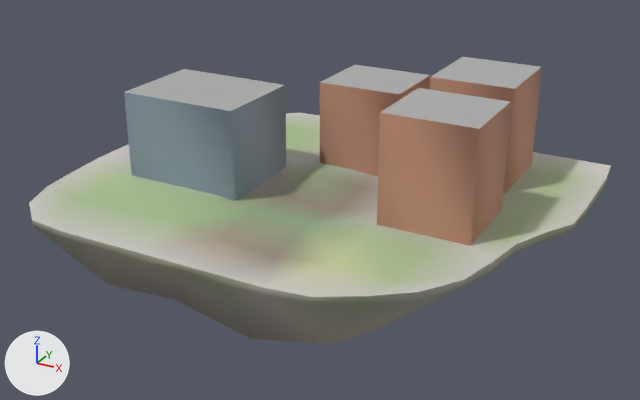
Two versions of the glTF model godot_project/remake/sky/islands/SKY-010.lod1.glb, one commit apart.
Both versions are drawn from a 50 mm camera at (85.7, -153.5, 73.2) aimed at (2.1, -1.4, -2.8). Arrows for +X, +Y and +Z are at lower left; the lights stay in place. The picture after the commit comes second. Vertices at exactly the same position are counted once.

In view in the first picture: 'buildings', 'deck', 'rock'.
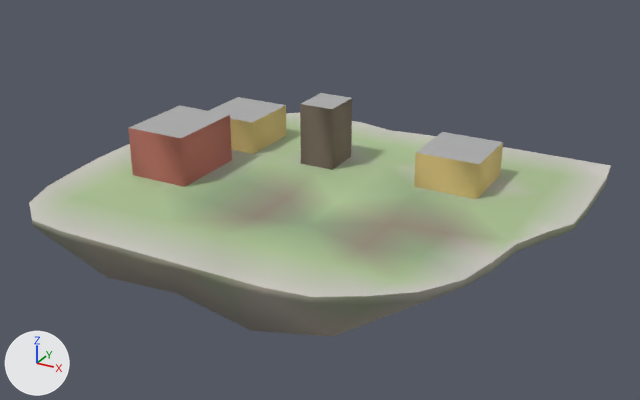
Boxes (x1, y1, x2, y2) around the edits, measured in the pictures (640 x 400 px; the box of a moved part takes in the faces that stretch with it):
'deck', reshaped, recoloured: (29, 113, 611, 297) in both
'buildings', reshaped, recoloured (10% narrower, 44% shorter): before (124, 57, 542, 246); after (128, 93, 503, 199)
part 1 of me_deck, moved or reshaped: before (137, 167, 508, 287); after (137, 163, 508, 287)
part 2 of me_deck, edited (looks the same): (99, 144, 492, 297) in both
part 3 of me_deck, recoloured: (182, 167, 559, 272) in both
part 4 of me_deck, recoloured: before (117, 132, 559, 282); after (117, 123, 559, 282)
part 5 of me_deck, edited (looks the same): (160, 136, 507, 280) in both
part 6 of me_buildings, moved or reshaped: before (320, 65, 430, 176); after (300, 93, 352, 170)
part 7 of me_buildings, moved or reshaped: before (124, 69, 287, 201); after (414, 132, 503, 199)
part 8 of me_buildings, moved or reshaped: before (377, 88, 511, 246); after (128, 105, 232, 187)
part 9 of me_buildings, moved or reshaped: before (430, 57, 542, 194); after (209, 97, 286, 154)
part 10 of me_buildings, recoloured: before (320, 76, 430, 176); after (300, 98, 352, 170)
part 11 of me_buildings, recoloured: before (124, 85, 287, 201); after (414, 143, 503, 199)
part 12 of me_buildings, recoloured: before (377, 102, 511, 246); after (128, 115, 232, 187)
part 13 of me_buildings, recoloured: before (430, 67, 542, 194); after (230, 105, 286, 154)

Patch to the scene script:
```diff
--- a/godot_project/remake/sky/islands/SKY-010.lod1.glb.py
+++ b/godot_project/remake/sky/islands/SKY-010.lod1.glb.py
@@ me_deck @@
-me_deck.from_pydata(...)  # 83 vertices, 126 faces; spans x -51.1..54.1, y -43.7..41.5, z -1.8..0.0
-me_deck.vertices[57].co = (8.9, 5.5, -1.0)  # pixel (363, 187)
-me_deck.vertices[64].co = (-3.1, -6.5, -1.3)  # pixel (286, 197)
-me_deck.vertices[65].co = (8.9, -6.5, -1.8)  # pixel (336, 210)
-me_deck.vertices[66].co = (20.9, -6.5, 0.0)
-me_deck.vertices[67].co = (32.9, -6.5, 0.0)
-me_deck.vertices[71].co = (-15.1, -18.5, 0.0)  # pixel (206, 200)
-me_deck.vertices[72].co = (-3.1, -18.5, -0.1)  # pixel (255, 212)
-me_deck.vertices[74].co = (20.9, -18.5, 0.0)  # pixel (363, 237)
-me_deck.vertices[75].co = (32.9, -18.5, 0.0)  # pixel (423, 251)
-me_deck.vertices[79].co = (-3.1, -30.5, -0.5)  # pixel (221, 237)
-me_deck.vertices[80].co = (8.9, -30.5, -1.5)  # pixel (275, 256)
+me_deck.from_pydata(...)  # 83 vertices, 126 faces; spans x -51.1..54.1, y -43.7..41.5, z -2.0..0.0
+# me_deck part 1
+me_deck.vertices[57].co = (8.9, 5.5, 0.0)  # pixel (363, 182)
+me_deck.vertices[64].co = (-3.1, -6.5, -1.4)  # pixel (286, 197)
+me_deck.vertices[65].co = (8.9, -6.5, 0.0)  # pixel (337, 202)
+me_deck.vertices[66].co = (20.9, -6.5, -2.0)  # pixel (390, 223)
+me_deck.vertices[67].co = (32.9, -6.5, -1.3)  # pixel (447, 233)
+me_deck.vertices[71].co = (-15.1, -18.5, -0.2)  # pixel (206, 201)
+me_deck.vertices[72].co = (-3.1, -18.5, -1.2)  # pixel (255, 217)
+me_deck.vertices[74].co = (20.9, -18.5, -2.0)  # pixel (363, 247)
+me_deck.vertices[75].co = (32.9, -18.5, -0.3)  # pixel (423, 253)
+me_deck.vertices[79].co = (-3.1, -30.5, 0.0)  # pixel (221, 235)
+me_deck.vertices[80].co = (8.9, -30.5, 0.0)  # pixel (275, 249)
+# me_deck part 2: 14 faces centred in x -47.1..40.3, y -39.3..37.5, z -0.5..0.0 are repainted in the vertex colours; the middle colour goes from light grey #c3c0b7 to greyish green #adc294
+# me_deck part 3: 21 faces centred in x -11.1..40.9, y -34.9..25.5, z -1.0..0.0 are repainted in the vertex colours; the middle colour goes from greyish green #9ea983 to greyish green #a9bf91
+# me_deck part 4: 31 faces centred in x -43.1..37.7, y -34.9..33.5, z -0.5..0.0 are repainted in the vertex colours; the middle colour goes from light grey #c1beb9 to greyish green #abc193
+# me_deck part 5: 12 faces centred in x -31.1..36.9, y -26.5..21.5, z 0.0 are repainted in the vertex colours; the middle colour goes from greyish green #afbf96 to greyish green #94a882
 me_deck.materials.append(mat_sky_deck)
@@ me_buildings @@
-me_buildings.from_pydata(...)  # 32 vertices, 40 faces; spans x -37.5..39.5, y -15.1..33.4, z -0.6..22.6
+me_buildings.from_pydata(...)  # 32 vertices, 40 faces; spans x -37.4..33.3, y -14.9..23.8, z -0.5..14.1
+# me_buildings part 6: the loose piece of 8 vertices spanning x -5.0..14.0, y 11.4..28.4, z -0.6..18.9 is scaled about its middle by (0.421, 0.559, 0.753), then moved by (-9.0, -6.3, -2.3)
+# me_buildings part 7: the loose piece of 8 vertices spanning x -37.5..-10.5, y -15.1..5.9, z -0.5..18.9 is scaled about its middle by (0.519, 0.714, 0.423), then moved by (50.3, 20.9, -5.6)
+# me_buildings part 8: the loose piece of 8 vertices spanning x 20.5..39.5, y -12.1..5.9, z -0.5..22.6 is scaled about its middle by (0.737, 1, 0.492), then moved by (-60.4, -2.8, -5.9)
+# me_buildings part 9: the loose piece of 8 vertices spanning x 19.5..37.5, y 14.4..33.4, z -0.5..22.6 is scaled about its middle by (0.778, 0.789, 0.354), then moved by (-56.7, -7.6, -7.5)
+# me_buildings part 10: 8 faces centred in x -5.0..14.0, y 11.4..28.4, z 5.9..12.4 are repainted in the vertex colours; the middle colour goes from brown #c49179 to brown #796c5f
+# me_buildings part 11: 8 faces centred in x -37.5..-10.5, y -15.1..5.9, z 6.0..12.4 are repainted in the vertex colours; the middle colour goes from greyish blue #8c9ba7 to yellow #ddc380
+# me_buildings part 12: 8 faces centred in x 20.5..39.5, y -12.1..5.9, z 7.2..14.9 are repainted in the vertex colours; the middle colour goes from brown #c49179 to pink #b76e62
+# me_buildings part 13: 8 faces centred in x 19.5..37.5, y 14.4..33.4, z 7.2..14.9 are repainted in the vertex colours; the middle colour goes from brown #c49179 to yellow #ddc380
 me_buildings.materials.append(mat_sky_lod_bldg)
```
